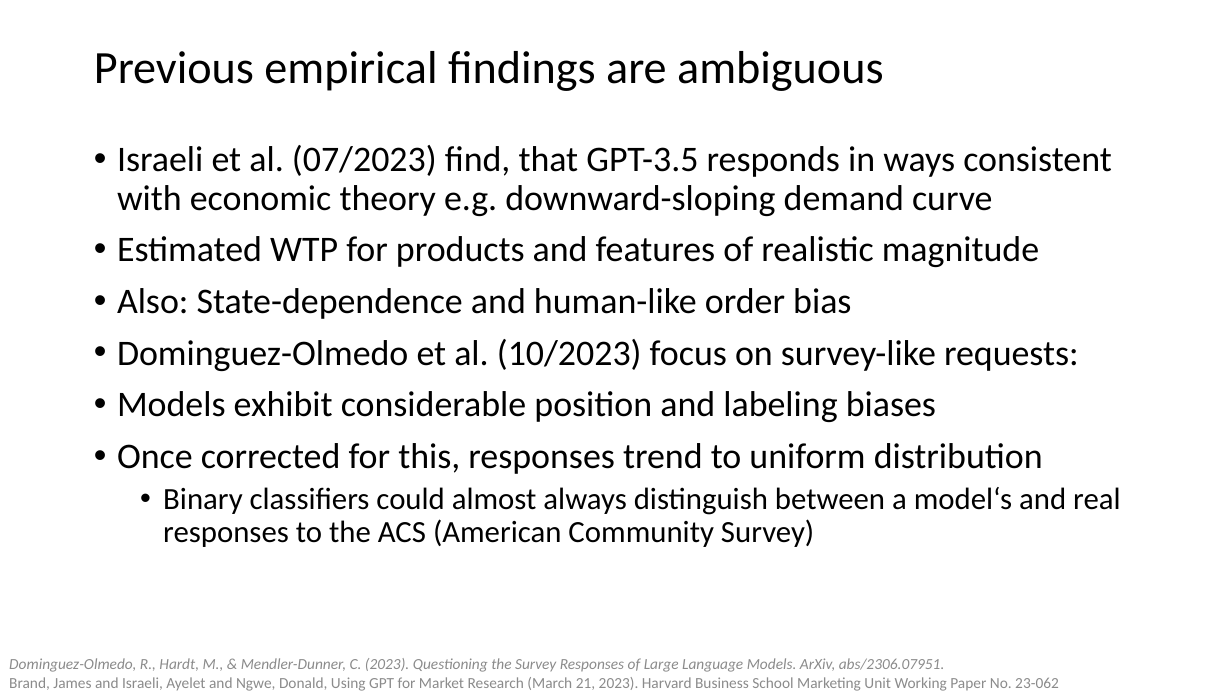
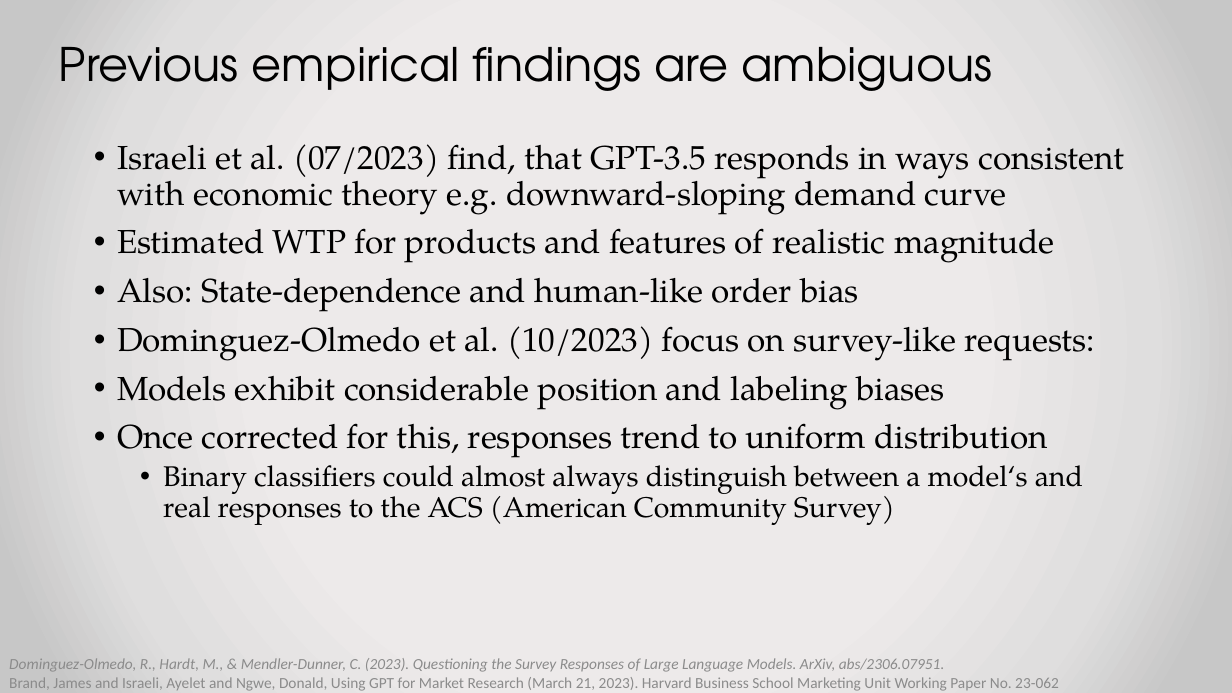
Before and after one commit to MariusDSPM/Data-Science-Project, a slide deck: slide 3 of ds500_interim_presentation.pptx (slide 4 before the commit). Drawn at 1232x693 pixels with LibreOffice and Linux fonts; fonts in the diff are those of the drawing. Boxes give left, top, right and bottom in pixels: in the first picture for what was removed or moved away, otherwise in the second. Text is boxed around its words. In the diff, an @@ line names an element or a change of style, - is before the commit and + after.

```diff
--- a/ds500_interim_presentation.pptx
+++ b/ds500_interim_presentation.pptx
@@ background #FFFFFF to gradient #EDEBEB to #E0DEDE to #C9C7C7 @@
@@ title "Previous empirical findings are ambiguous": place and size @@
-title "Previous empirical findings are ambiguous" at box(94, 51, 883, 91)
+title "Previous empirical findings are ambiguous" at box(59, 46, 992, 91)
@@ title "Previous empirical findings are ambiguous" at box(59, 46, 992, 91): font Calibri to TeX Gyre Adventor @@
@@ text "Israeli et al. (07/2023) find, ..." at box(117, 144, 1124, 525): size 28 to 25.9 pt in "Israeli et al. (07/2023) find, that GPT-3.5 ...", "Estimated WTP for products and features of ...", "Also: State-dependence and human-like order bias", "Dominguez-Olmedo et al. (10/2023) focus on survey-like ..." and 2 more places; font Calibri to TeX Gyre Pagella; size 24 to 22.2 pt in "Binary classifiers could almost always distinguish between ..." @@
```
Also in this commit, not shown: 3 other slides changed, 1 slide removed, 1 other file.
